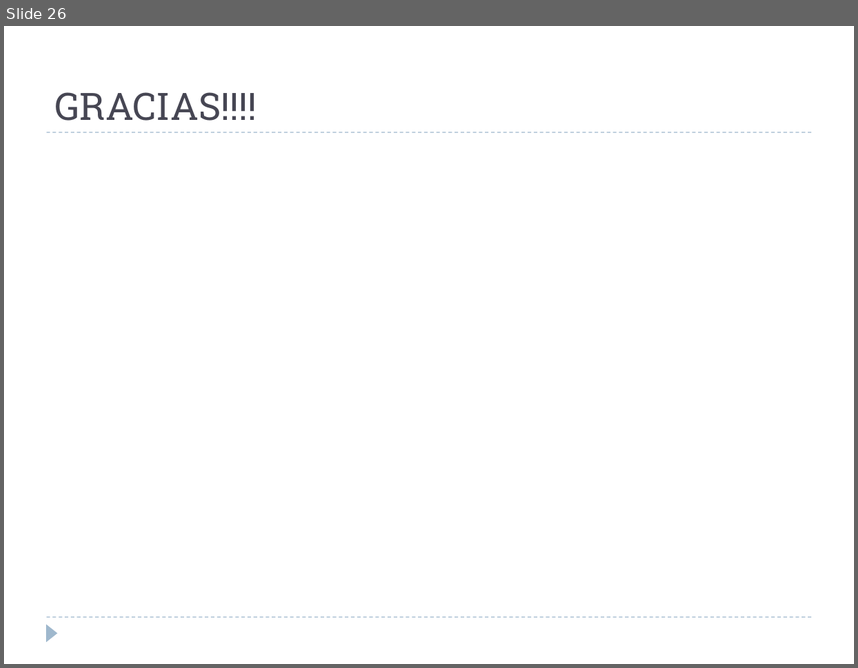
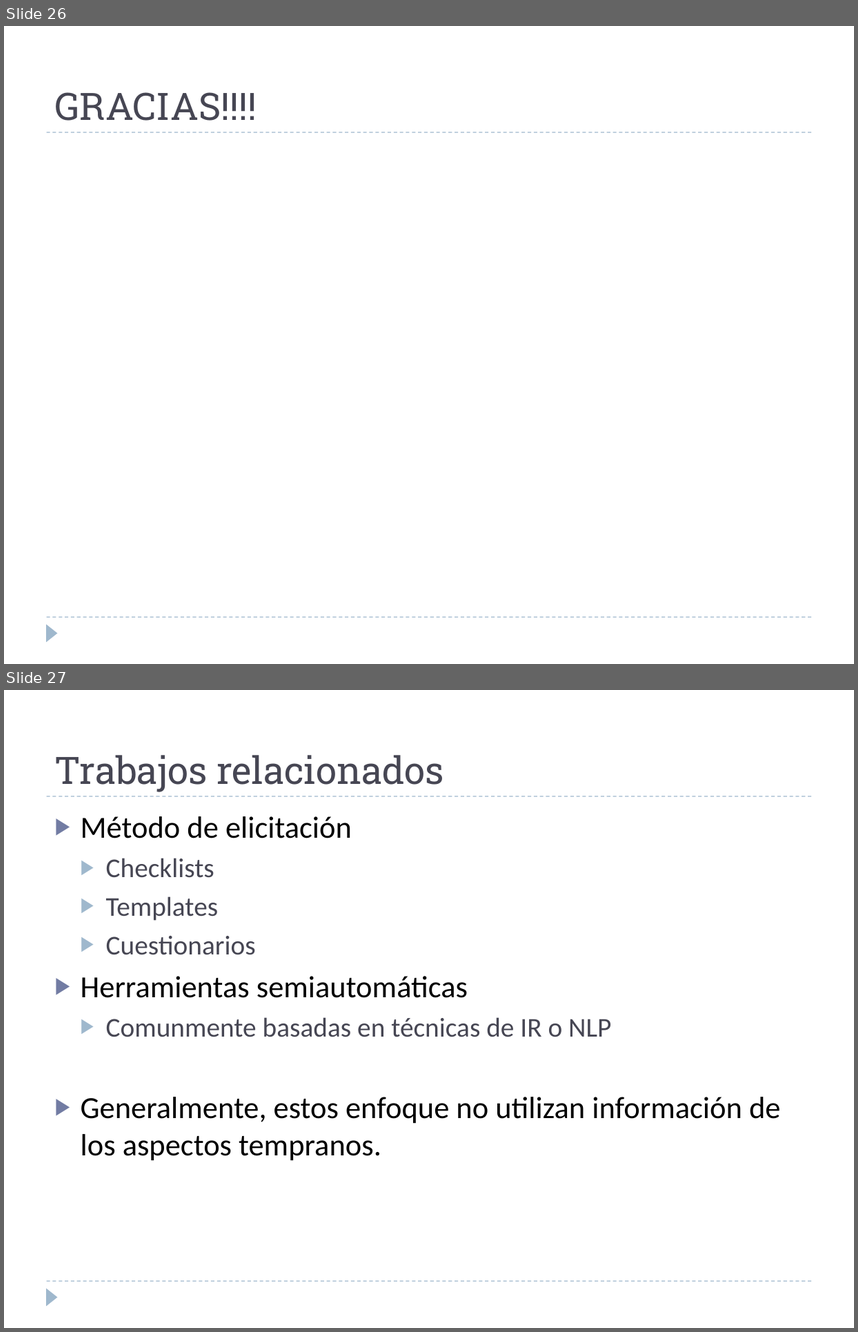
Before and after one commit to alejandrorago/qatesis2, a slide deck: Capitulos Finales/filiminasPeladas.pptx. Shown one above the other, each under a label of ours: slide 26 before the commit, slides 26 and 27 after it. The pictures are 858x668 and 858x1332 pixels, drawn with LibreOffice and Linux fonts; fonts in the diff are those of the drawing. Boxes give left, top, right and bottom in pixels: in the first picture for what was removed or moved away, otherwise in the second. Text is boxed around its words. In the diff, an @@ line names an element or a change of style, - is before the commit and + after.

```diff
--- a/Capitulos Finales/filiminasPeladas.pptx
+++ b/Capitulos Finales/filiminasPeladas.pptx
@@ slide 27 added at [4, 690, 854, 1328], background #FFFFFF; not listed: 3 template elements that a slide beside it also shows @@
@@ title added at [55, 755, 444, 792], 32 pt, text #464653 @@
+Trabajos relacionados
@@ text added at [81, 816, 781, 1161], 26 pt, text #000000 @@
+▶ Método de elicitación
+  ▶ Checklists
+  ▶ Templates
+  ▶ Cuestionarios
+▶ Herramientas semiautomáticas
+  ▶ Comunmente basadas en técnicas de IR o NLP
+▶ Generalmente, estos enfoque no utilizan información de los aspectos tempranos.
```
